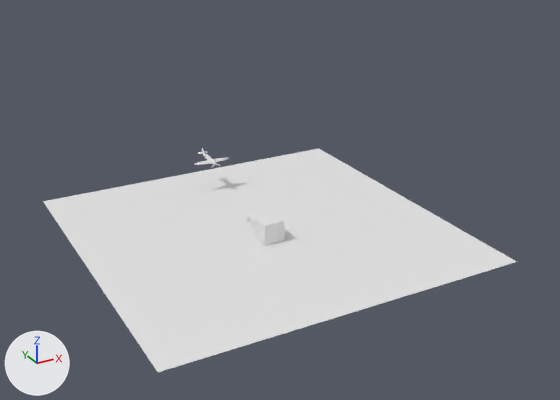
Renders of the Blender file spitfire-airplane/spitfire-airplane.blend from each side of a commit.
One viewpoint serves both versions: a camera (50 mm lens) standing at (-30.1, -58.5, 31.8) and looking at (9.4, 13.3, -4.1). The axes (+X, +Y, +Z) are drawn at lower left. The lights are the same throughout. The first picture is the older version. Materials are left out; every surface is plain grey.

The scene before the commit, as lines of its bpy script (objects in view):
```python
me_cube_002 = bpy.data.meshes.new('Cube.002')
me_cube_002.from_pydata(...)  # a box spanning x -1.0..1.0, y -1.0..1.0, z -1.0..1.0
me_cube_002.materials.append(mat_material_003)
me_plane_001 = bpy.data.meshes.new('Plane.001')
me_plane_001.from_pydata([(-1.0, -1.0, 0.0), (1.0, -1.0, 0.0), (-1.0, 1.0, 0.0), (1.0, 1.0, 0.0)], [], [(0, 1, 3, 2)])
ob_cube = bpy.data.objects.new('Cube', me_cube_002)
ob_cube.location = (-0.28, -2.26, 1.02)
ob_cube.rotation_euler = (0.0, 0.0, 1.571)  # degrees (0, 0, 90)
ob_plane = bpy.data.objects.new('Plane', me_plane_001)
ob_plane.location = (0.0, 0.0, 0.0)
ob_plane.scale = (16.4, 16.4, 16.4)
ob_plane_controller = bpy.data.objects.new('plane controller', None)
ob_plane_controller.location = (0.0, 11.66, 3.236)
```
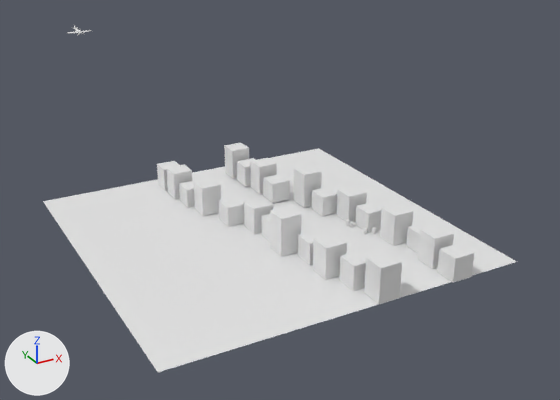
ob_plane_controller is not drawn itself; it is the parent of ob_plane_body, ob_cockpit, ob_plane_propeller.

Where the newer file only moved an object's origin or applied its transform, the numbers keep the older frame.

Edits to the bpy script that builds the scene:
```text
Change ob_plane_controller:
    ob_plane_controller.location: (0.0, 11.66, 3.236) -> (0.0, 59.99, 8.0)
Add ob_cube_023:
    ob_cube_023 = bpy.data.objects.new('Cube.023', me_cube_025)  # a box spanning x -1.01..0.99, y -0.99..1.01, z 0.0..2.0
    ob_cube_023.location = (4.57, 8.13, 0.15)
    ob_cube_023.rotation_euler = (0.0, 0.0, 4.712)  # degrees (0, 0, 270)
    ob_cube_023.scale = (1.0, 1.0, 1.5)
Add ob_cube_022:
    ob_cube_022 = bpy.data.objects.new('Cube.022', me_cube_024)  # a box spanning x -1.01..0.99, y -0.99..1.01, z 0.0..2.0
    ob_cube_022.location = (4.68, 5.54, 0.12)
    ob_cube_022.rotation_euler = (0.0, 0.0, 4.712)  # degrees (0, 0, 270)
    ob_cube_022.scale = (1.0, 1.0, 1.03)
Add ob_cube_021:
    ob_cube_021 = bpy.data.objects.new('Cube.021', me_cube_023)  # a box spanning x -1.01..0.99, y -0.99..1.01, z 0.0..2.0
    ob_cube_021.location = (3.98, 13.22, 0.17)
    ob_cube_021.rotation_euler = (0.0, 0.0, 4.712)  # degrees (0, 0, 270)
    ob_cube_021.scale = (1.0, 1.0, 1.59)
Add ob_cube_020:
    ob_cube_020 = bpy.data.objects.new('Cube.020', me_cube_022)  # a box spanning x -1.01..0.99, y -0.99..1.01, z 0.0..2.0
    ob_cube_020.location = (4.18, 10.62, 0.16)
    ob_cube_020.rotation_euler = (0.0, 0.0, 4.712)  # degrees (0, 0, 270)
    ob_cube_020.scale = (1.0, 1.0, 1.1)
Add ob_cube_019:
    ob_cube_019 = bpy.data.objects.new('Cube.019', me_cube_025.copy())
    ob_cube_019.location = (10.1, -12.98, 0.02)
    ob_cube_019.rotation_euler = (0.0, 0.0, 4.712)  # degrees (0, 0, 270)
    ob_cube_019.scale = (1.0, 1.0, 1.44)
Add ob_cube_018:
    ob_cube_018 = bpy.data.objects.new('Cube.018', me_cube_024.copy())
    ob_cube_018.location = (10.1, -15.59, 0.02)
    ob_cube_018.rotation_euler = (0.0, 0.0, 4.712)  # degrees (0, 0, 270)
    ob_cube_018.scale = (1.0, 1.0, 1.11)
Add ob_cube_017:
    ob_cube_017 = bpy.data.objects.new('Cube.017', me_cube_023.copy())
    ob_cube_017.location = (9.75, -7.86, 0.02)
    ob_cube_017.rotation_euler = (0.0, 0.0, 4.712)  # degrees (0, 0, 270)
    ob_cube_017.scale = (1.0, 1.0, 1.49)
Add ob_cube_016:
    ob_cube_016 = bpy.data.objects.new('Cube.016', me_cube_022.copy())
    ob_cube_016.location = (10.78, -10.47, 0.02)
    ob_cube_016.rotation_euler = (0.0, 0.0, 4.712)  # degrees (0, 0, 270)
    ob_cube_016.scale = (1.0, 1.0, 0.958)
Add ob_cube_015:
    ob_cube_015 = bpy.data.objects.new('Cube.015', me_cube_025.copy())
    ob_cube_015.location = (8.82, -1.97, 0.05)
    ob_cube_015.rotation_euler = (0.0, 0.0, 4.712)  # degrees (0, 0, 270)
    ob_cube_015.scale = (1.0, 1.0, 1.38)
Add ob_cube_014:
    ob_cube_014 = bpy.data.objects.new('Cube.014', me_cube_024.copy())
    ob_cube_014.location = (9.27, -4.56, 0.03)
    ob_cube_014.rotation_euler = (0.0, 0.0, 4.712)  # degrees (0, 0, 270)
    ob_cube_014.scale = (1.0, 1.0, 0.984)
Add ob_cube_013:
    ob_cube_013 = bpy.data.objects.new('Cube.013', me_cube_023.copy())
    ob_cube_013.location = (6.91, 3.1, 0.1)
    ob_cube_013.rotation_euler = (0.0, 0.0, 4.712)  # degrees (0, 0, 270)
    ob_cube_013.scale = (1.0, 1.0, 1.74)
Add ob_cube_012:
    ob_cube_012 = bpy.data.objects.new('Cube.012', me_cube_022.copy())
    ob_cube_012.location = (7.45, 0.51, 0.07)
    ob_cube_012.rotation_euler = (0.0, 0.0, 4.712)  # degrees (0, 0, 270)
    ob_cube_012.scale = (1.0, 1.0, 0.994)
Add ob_cube_011:
    ob_cube_011 = bpy.data.objects.new('Cube.011', me_cube_025.copy())
    ob_cube_011.location = (1.21, -10.14, 0.02)
    ob_cube_011.rotation_euler = (0.0, 0.0, 1.571)  # degrees (0, 0, 90)
    ob_cube_011.scale = (1.0, 1.0, 1.47)
Add ob_cube_010:
    ob_cube_010 = bpy.data.objects.new('Cube.010', me_cube_024.copy())
    ob_cube_010.location = (1.34, -7.39, 0.02)
    ob_cube_010.rotation_euler = (0.0, 0.0, 1.571)  # degrees (0, 0, 90)
    ob_cube_010.scale = (1.0, 1.0, 1.04)
Add ob_cube_009:
    ob_cube_009 = bpy.data.objects.new('Cube.009', me_cube_023.copy())
    ob_cube_009.location = (2.81, -15.44, 0.02)
    ob_cube_009.rotation_euler = (0.0, 0.0, 1.571)  # degrees (0, 0, 90)
    ob_cube_009.scale = (1.0, 1.0, 1.61)
Add ob_cube_008:
    ob_cube_008 = bpy.data.objects.new('Cube.008', me_cube_022.copy())
    ob_cube_008.location = (2.19, -12.77, 0.02)
    ob_cube_008.rotation_euler = (0.0, 0.0, 1.571)  # degrees (0, 0, 90)
    ob_cube_008.scale = (1.0, 1.0, 1.14)
Add ob_cube_007:
    ob_cube_007 = bpy.data.objects.new('Cube.007', me_cube_025.copy())
    ob_cube_007.location = (-3.5, 11.22, 0.09)
    ob_cube_007.rotation_euler = (0.0, 0.0, 1.571)  # degrees (0, 0, 90)
    ob_cube_007.scale = (1.0, 1.0, 1.38)
Add ob_cube_006:
    ob_cube_006 = bpy.data.objects.new('Cube.006', me_cube_024.copy())
    ob_cube_006.location = (-3.58, 13.83, 0.09)
    ob_cube_006.rotation_euler = (0.0, 0.0, 1.571)  # degrees (0, 0, 90)
    ob_cube_006.scale = (1.0, 1.0, 1.17)
Add ob_cube_005:
    ob_cube_005 = bpy.data.objects.new('Cube.005', me_cube_023.copy())
    ob_cube_005.location = (-2.64, 6.13, 0.07)
    ob_cube_005.rotation_euler = (0.0, 0.0, 1.571)  # degrees (0, 0, 90)
    ob_cube_005.scale = (1.0, 1.0, 1.46)
Add ob_cube_004:
    ob_cube_004 = bpy.data.objects.new('Cube.004', me_cube_022.copy())
    ob_cube_004.location = (-3.17, 8.73, 0.08)
    ob_cube_004.rotation_euler = (0.0, 0.0, 1.571)  # degrees (0, 0, 90)
    ob_cube_004.scale = (1.0, 1.0, 0.937)
Add ob_cube_003:
    ob_cube_003 = bpy.data.objects.new('Cube.003', me_cube_025.copy())
    ob_cube_003.location = (-0.08, 0.24, 0.04)
    ob_cube_003.rotation_euler = (0.0, 0.0, 1.571)  # degrees (0, 0, 90)
    ob_cube_003.scale = (1.0, 1.0, 1.29)
Add ob_cube_002:
    ob_cube_002 = bpy.data.objects.new('Cube.002', me_cube_024.copy())
    ob_cube_002.location = (-1.5, 2.84, 0.05)
    ob_cube_002.rotation_euler = (0.0, 0.0, 1.571)  # degrees (0, 0, 90)
    ob_cube_002.scale = (1.0, 1.0, 0.976)
Add ob_cube_001:
    ob_cube_001 = bpy.data.objects.new('Cube.001', me_cube_023.copy())
    ob_cube_001.location = (-0.04, -4.86, 0.02)
    ob_cube_001.rotation_euler = (0.0, 0.0, 1.571)  # degrees (0, 0, 90)
    ob_cube_001.scale = (1.0, 1.0, 1.83)
```

Boxes (x1, y1, x2, y2) around the edits, measured in the pictures (560 x 400 px):
'Cube.009', added: after (364, 252, 402, 304)
'Cube.001', added: after (270, 206, 301, 257)
'Cube.011', added: after (313, 234, 347, 280)
'Cube.018', added: after (437, 244, 474, 283)
'Cube.017', added: after (380, 203, 413, 246)
'Cube.019', added: after (418, 225, 454, 269)
'Cube.013', added: after (294, 165, 322, 207)
'Cube.008', added: after (340, 250, 369, 291)
'Cube.005', added: after (194, 178, 221, 216)
'Cube.015', added: after (337, 186, 367, 222)
'Cube.003', added: after (244, 197, 273, 234)
'Cube.022', added: after (263, 174, 290, 203)
'Cube.002', added: after (219, 196, 244, 227)
'Cube.014', added: after (356, 202, 382, 233)
'Cube.012', added: after (312, 187, 338, 216)
'Cube.023', added: after (250, 158, 277, 194)
'Cube.021', added: after (224, 143, 249, 179)
'Cube.007', added: after (166, 164, 193, 199)
'Cube.010', added: after (298, 230, 326, 265)
'Cube.016', added: after (407, 222, 432, 253)
'Cube.004', added: after (179, 180, 198, 208)
'Cube.020', added: after (237, 158, 256, 187)
'Cube.006', added: after (157, 161, 179, 191)
'plane body', moved: before (195, 148, 229, 165); after (67, 25, 92, 34)
